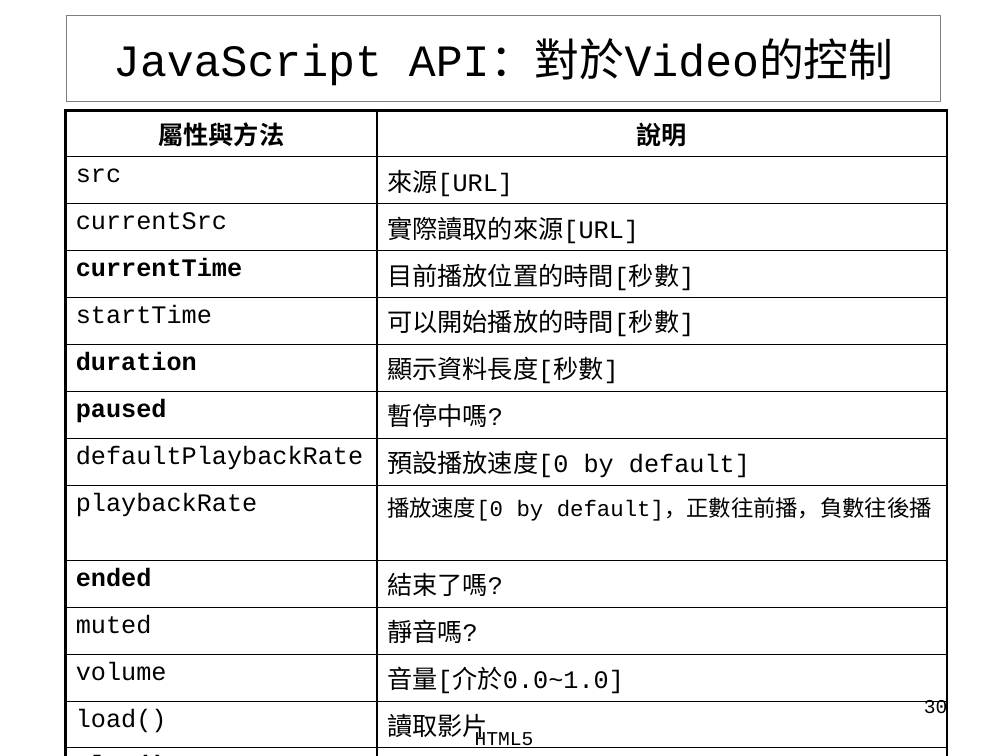
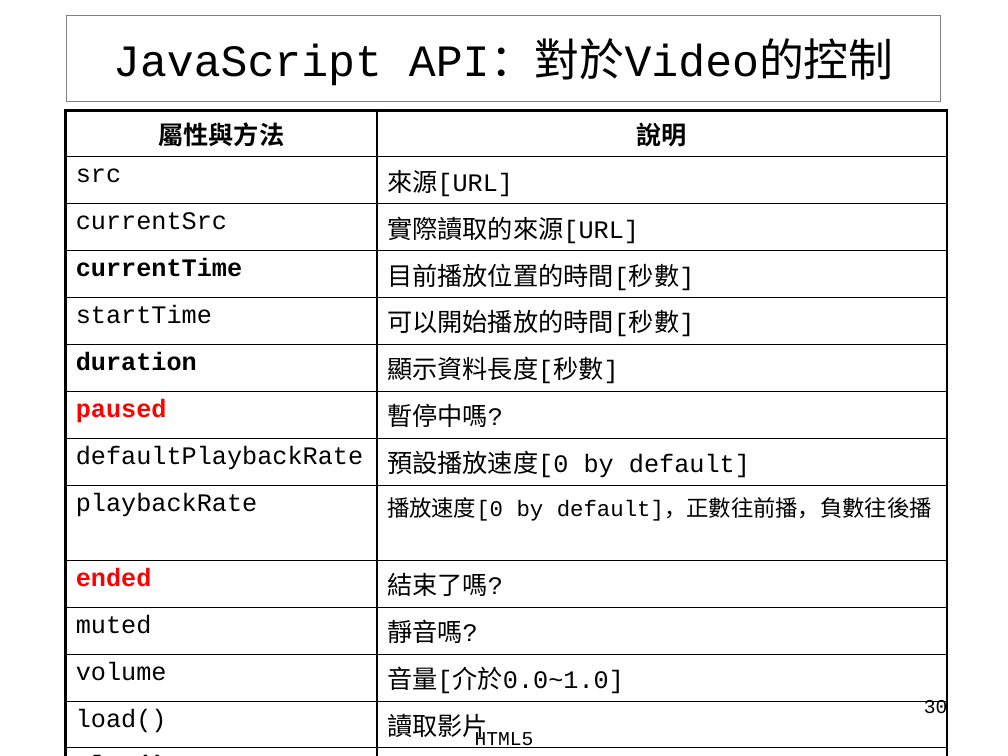
Before and after one commit to dive880217/HTML5api, a slide deck: slide 30 of tools/HTML5.pptx. Drawn at 1008x756 pixels with LibreOffice and Linux fonts; fonts in the diff are those of the drawing. Boxes give left, top, right and bottom in pixels: in the first picture for what was removed or moved away, otherwise in the second. Text is boxed around its words. In the diff, an @@ line names an element or a change of style, - is before the commit and + after.

```diff
--- a/tools/HTML5.pptx
+++ b/tools/HTML5.pptx
@@ table at (x1=66, y1=110, x2=947, y2=745) @@
@@ text colour #000000 to #FF0000 in "paused", "ended" @@
```
Also in this commit, not shown: 5 other slides changed, 32 other files.
